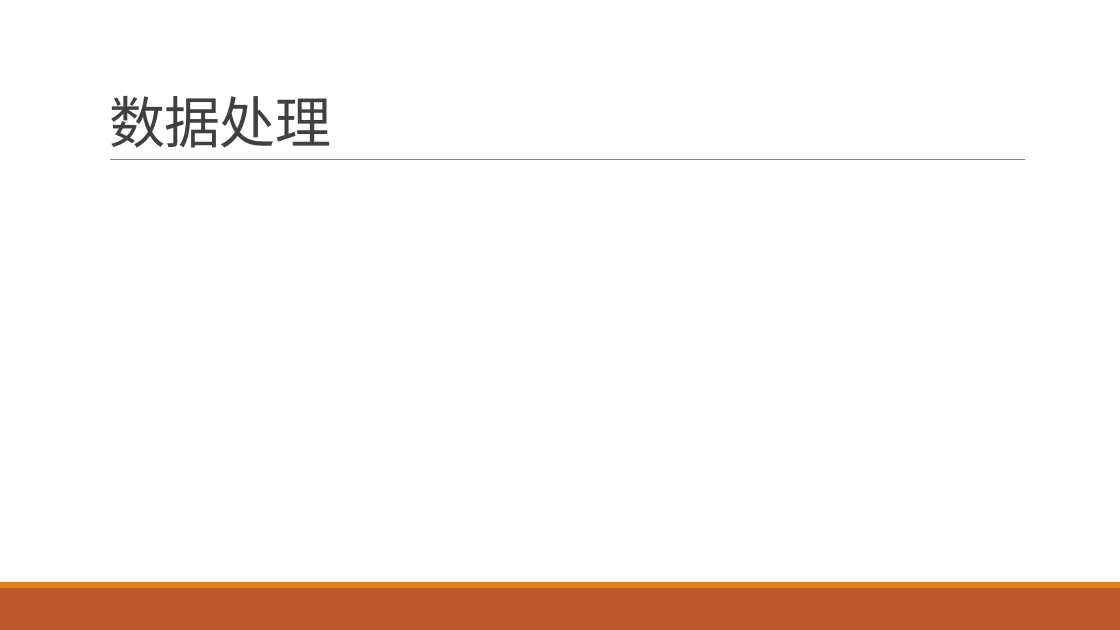
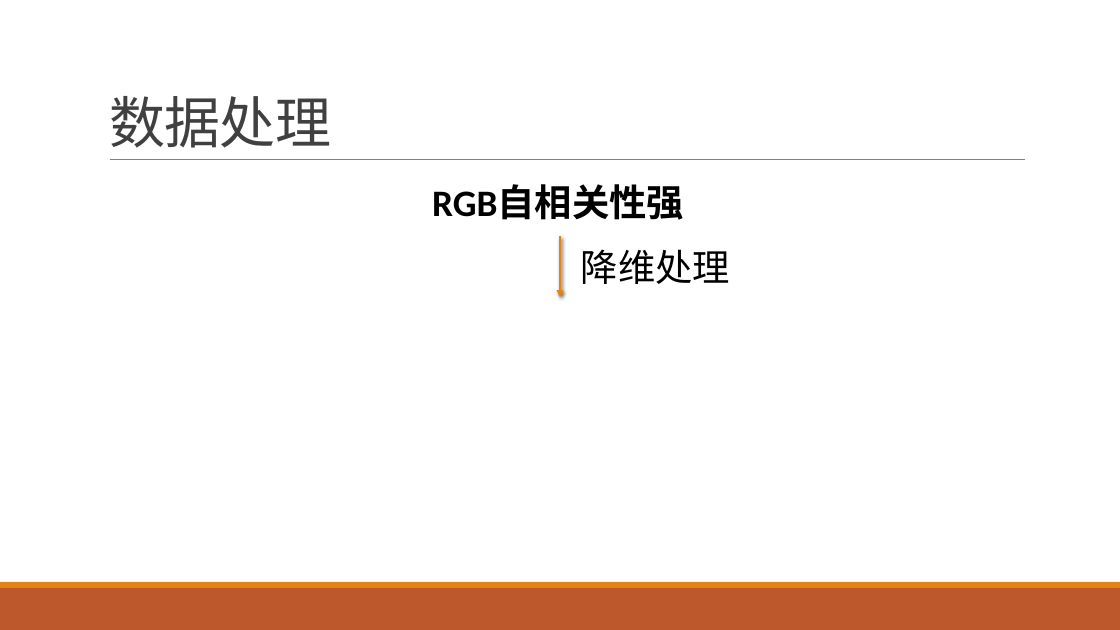
Before and after one commit to yuanjingsong/MCM_Homework, a slide deck: slide 7 of PreG21.pptx. Drawn at 1120x630 pixels with LibreOffice and Linux fonts; fonts in the diff are those of the drawing; grey boxes stand for pictures. Boxes give left, top, right and bottom in pixels: in the first picture for what was removed or moved away, otherwise in the second. Text is boxed around its words. In the diff, an @@ line names an element or a change of style, - is before the commit and + after.

```diff
--- a/PreG21.pptx
+++ b/PreG21.pptx
@@ text added at [432,185,684,220], 32 pt, text #000000, bold @@
+RGB自相关性强
@@ arrow added from (560, 236) to (560, 297), #E48312 2 pt @@
@@ text added at [581,249,730,284], 32 pt, text #000000 @@
+降维处理
```
Also in this commit, not shown: 8 other slides changed, 3 slides added, 1 slide removed.
